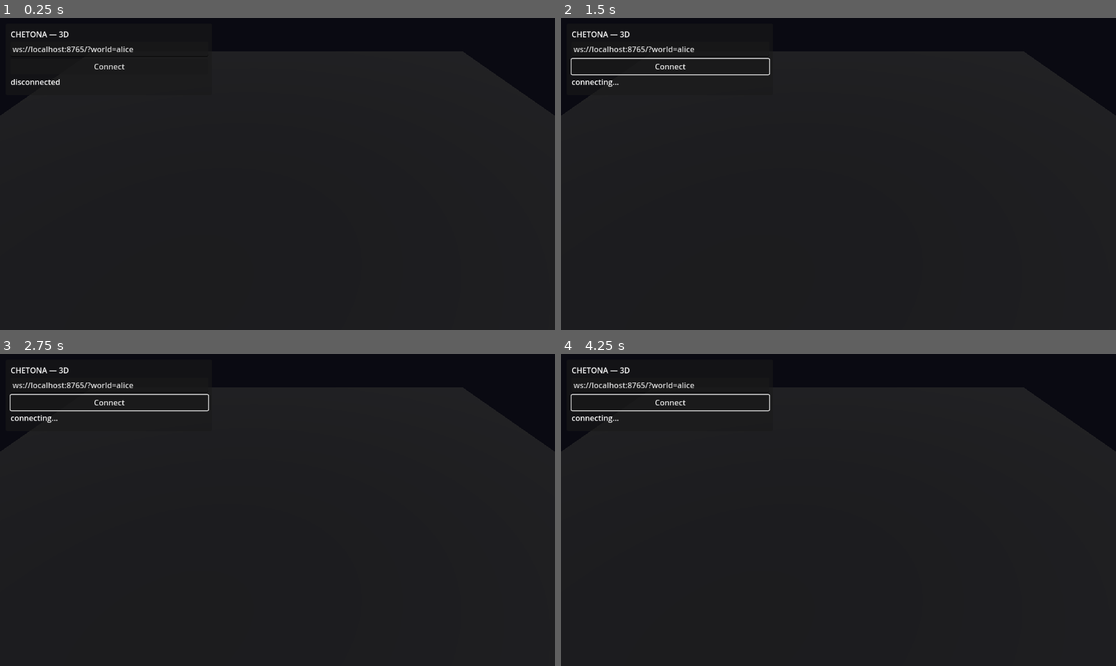
Above: before the commit, frames 1-4 (two rows, left to right).
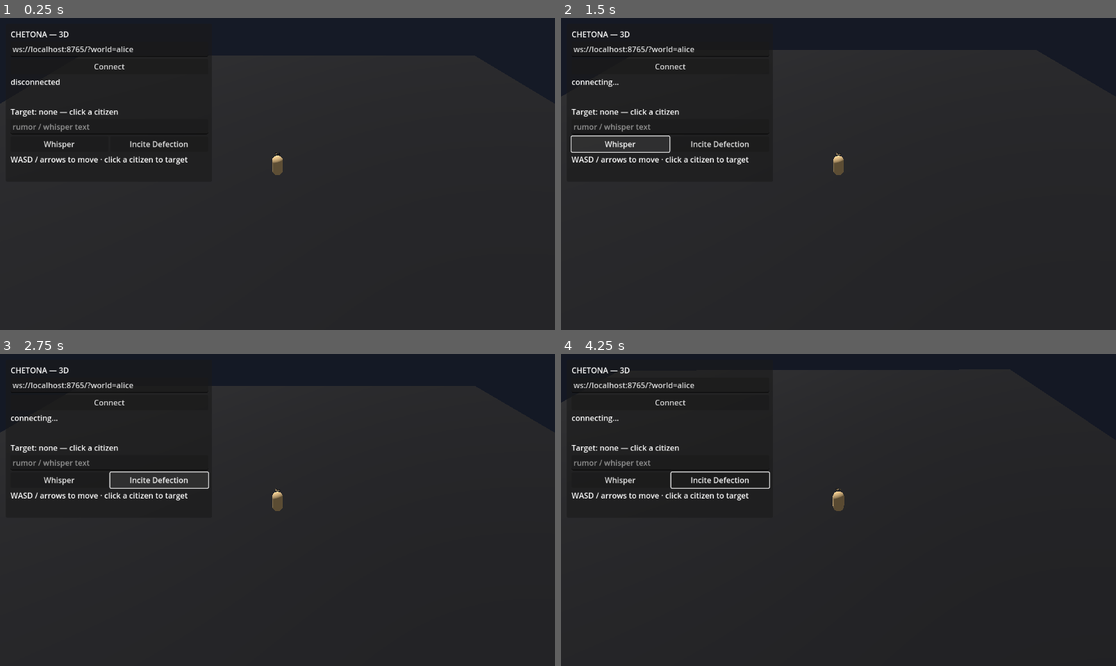
Above: after the commit, the same moments.

Repository: boffin-main-io/chetona
Game: Godot game, scene res://scenes/Main.tscn
Two runs of this game, one before a commit and one after it. Both use one fixed random seed, a clock stepped at 60 frames per second and the inputs below.
Inputs (mouse positions are in pixels of both pictures, inside the frame that each line leads up to):
- Up to frame 1 (0.25 s): no input
- Up to frame 2 (1.5 s): click "Connect" at 0.5 s; click (622, 142) at 1.25 s, where only the run after the commit has a clickable "Whisper"
- Up to frame 3 (2.75 s): click (160, 478) at 2 s, where only the run after the commit has a clickable "Incite Defection"
- Up to frame 4 (4.25 s): move the mouse to (960, 494) at 2.77 s; hold Right (ui_right) 2.78-3.53 s; click (960, 494) at 2.92 s; move the mouse to (727, 525) at 3.52 s; hold Down (ui_down) from 3.53 s (still down); click (727, 525) at 3.67 s

The runs differ from the first frame. In frame 1, 1.3% of the frame differs, in the area x 0-100%, y 12-51%; in frame 2, 2.4%; in frame 3, 2.4%; in frame 4, 4.7%, in the area x 0-100%, y 4-51%.

Commit message:
Add Godot Phase 2: player avatar, territory zones, day-night, whisper/incite UI
- scenes/Player.tscn + scripts/Player.gd: controllable avatar (WASD/arrows, gravity, ground collision)
- scripts/Main.gd: camera now follows the player; day-night cycle (rotating sun, sky/ambient color shift); citizens cluster into per-faction territory zones whose opacity reflects cohesion
- scenes/Citizen.tscn + scripts/Citizen.gd: added collision shape for click/tap targeting, plus a selection highlight
- scenes/Main.tscn: expanded UI panel with target label, rumor input, Whisper/Incite Defection buttons
- Main.gd: click/tap a citizen to target it, then send whisper_rumor/incite_defection over the same WebSocket protocol as the Android app, including the token-claim/reconnect auth flow
- project.godot: minor formatting update from the Godot editor itself (no functional change)

Diff:
--- a/godot/project.godot
+++ b/godot/project.godot
@@ -1,4 +1,10 @@
-; Chetona3D — Godot 4 project config
+; Engine configuration file.
+; It's best edited using the editor UI and not directly,
+; since the parameters that go here are not all obvious.
+;
+; Format:
+;   [section] ; section goes between []
+;   param=value ; assign values to parameters
 
 config_version=5
 
@@ -6,7 +12,7 @@
 
 config/name="Chetona3D"
 run/main_scene="res://scenes/Main.tscn"
-config/features=PackedStringArray("4.3", "Compatibility")
+config/features=PackedStringArray("4.3")
 
 [rendering]
 
--- a/godot/scenes/Citizen.tscn
+++ b/godot/scenes/Citizen.tscn
@@ -8,6 +8,10 @@
 
 [sub_resource type="StandardMaterial3D" id="Material_body"]
 albedo_color = Color(0.878431, 0.478431, 0.372549, 1)
+
+[sub_resource type="CapsuleShape3D" id="CapsuleShape3D_body"]
+radius = 0.4
+height = 1.6
 
 [node name="Citizen" type="Node3D"]
 script = ExtResource("1_scr")
@@ -23,3 +27,9 @@
 font_size = 42
 outline_size = 10
 billboard = 1
+
+[node name="StaticBody3D" type="StaticBody3D" parent="."]
+
+[node name="CollisionShape3D" type="CollisionShape3D" parent="StaticBody3D"]
+transform = Transform3D(1, 0, 0, 0, 1, 0, 0, 0, 1, 0, 0.8, 0)
+shape = SubResource("CapsuleShape3D_body")
--- a/godot/scenes/Main.tscn
+++ b/godot/scenes/Main.tscn
@@ -1,22 +1,23 @@
-[gd_scene load_steps=6 format=3]
+[gd_scene load_steps=8 format=3]
 
 [ext_resource type="Script" path="res://scripts/Main.gd" id="1_main"]
+[ext_resource type="PackedScene" path="res://scenes/Player.tscn" id="2_player"]
 
 [sub_resource type="PlaneMesh" id="PlaneMesh_ground"]
-size = Vector2(60, 60)
+size = Vector2(70, 70)
 
 [sub_resource type="StandardMaterial3D" id="Material_ground"]
 albedo_color = Color(0.070588, 0.070588, 0.090196, 1)
 roughness = 0.9
 
 [sub_resource type="BoxShape3D" id="BoxShape3D_ground"]
-size = Vector3(60, 0.2, 60)
+size = Vector3(70, 0.2, 70)
 
 [sub_resource type="Environment" id="Environment_flat"]
 background_mode = 1
-background_color = Color(0.04, 0.04, 0.07, 1)
+background_color = Color(0.09, 0.11, 0.16, 1)
 ambient_light_source = 2
-ambient_light_color = Color(0.3, 0.3, 0.35, 1)
+ambient_light_color = Color(0.35, 0.35, 0.4, 1)
 ambient_light_energy = 1.0
 
 [node name="Main" type="Node3D"]
@@ -45,7 +46,12 @@
 transform = Transform3D(1, 0, 0, 0, 1, 0, 0, 0, 1, 0, -0.1, 0)
 shape = SubResource("BoxShape3D_ground")
 
+[node name="Territories" type="Node3D" parent="."]
+
 [node name="Citizens" type="Node3D" parent="."]
+
+[node name="Player" parent="." instance=ExtResource("2_player")]
+transform = Transform3D(1, 0, 0, 0, 1, 0, 0, 0, 1, 0, 1, 0)
 
 [node name="UI" type="CanvasLayer" parent="."]
 
@@ -53,13 +59,13 @@
 offset_left = 12.0
 offset_top = 12.0
 offset_right = 440.0
-offset_bottom = 160.0
+offset_bottom = 340.0
 
 [node name="VBox" type="VBoxContainer" parent="UI/Panel"]
 offset_left = 10.0
 offset_top = 10.0
 offset_right = 420.0
-offset_bottom = 145.0
+offset_bottom = 325.0
 
 [node name="TitleLabel" type="Label" parent="UI/Panel/VBox"]
 text = "CHETONA — 3D"
@@ -75,7 +81,34 @@
 
 [node name="StatusLabel" type="Label" parent="UI/Panel/VBox"]
 text = "disconnected"
+autowrap_mode = 2
 
 [node name="ObjectiveLabel" type="Label" parent="UI/Panel/VBox"]
 text = ""
 autowrap_mode = 2
+
+[node name="HSeparator" type="HSeparator" parent="UI/Panel/VBox"]
+
+[node name="SelectedLabel" type="Label" parent="UI/Panel/VBox"]
+text = "Target: none — click a citizen"
+autowrap_mode = 2
+
+[node name="RumorInput" type="LineEdit" parent="UI/Panel/VBox"]
+custom_minimum_size = Vector2(0, 32)
+placeholder_text = "rumor / whisper text"
+
+[node name="ActionRow" type="HBoxContainer" parent="UI/Panel/VBox"]
+
+[node name="WhisperButton" type="Button" parent="UI/Panel/VBox/ActionRow"]
+custom_minimum_size = Vector2(0, 32)
+size_flags_horizontal = 3
+text = "Whisper"
+
+[node name="InciteButton" type="Button" parent="UI/Panel/VBox/ActionRow"]
+custom_minimum_size = Vector2(0, 32)
+size_flags_horizontal = 3
+text = "Incite Defection"
+
+[node name="MoveHint" type="Label" parent="UI/Panel/VBox"]
+text = "WASD / arrows to move · click a citizen to target"
+autowrap_mode = 2
--- /dev/null
+++ b/godot/scenes/Player.tscn
@@ -0,0 +1,37 @@
+[gd_scene load_steps=4 format=3]
+
+[ext_resource type="Script" path="res://scripts/Player.gd" id="1_player"]
+
+[sub_resource type="CapsuleMesh" id="CapsuleMesh_player"]
+radius = 0.45
+height = 1.8
+
+[sub_resource type="StandardMaterial3D" id="Material_player"]
+albedo_color = Color(0.949, 0.8, 0.561, 1)
+emission_enabled = true
+emission = Color(0.6, 0.5, 0.2, 1)
+emission_energy_multiplier = 0.35
+
+[sub_resource type="CapsuleShape3D" id="CapsuleShape3D_player"]
+radius = 0.45
+height = 1.8
+
+[node name="Player" type="CharacterBody3D"]
+script = ExtResource("1_player")
+
+[node name="MeshInstance3D" type="MeshInstance3D" parent="."]
+transform = Transform3D(1, 0, 0, 0, 1, 0, 0, 0, 1, 0, 0.9, 0)
+mesh = SubResource("CapsuleMesh_player")
+surface_material_override/0 = SubResource("Material_player")
+
+[node name="CollisionShape3D" type="CollisionShape3D" parent="."]
+transform = Transform3D(1, 0, 0, 0, 1, 0, 0, 0, 1, 0, 0.9, 0)
+shape = SubResource("CapsuleShape3D_player")
+
+[node name="Label3D" type="Label3D" parent="."]
+transform = Transform3D(1, 0, 0, 0, 1, 0, 0, 0, 1, 0, 2.1, 0)
+text = "You"
+font_size = 38
+outline_size = 10
+billboard = 1
+modulate = Color(0.949, 0.8, 0.561, 1)
--- a/godot/scripts/Citizen.gd
+++ b/godot/scripts/Citizen.gd
@@ -3,26 +3,46 @@
 
 ## Citizen — একটা agent-এর 3D representation। Main.gd প্রতিটা snapshot-এ
 ## setup() কল করে এর রঙ, নাম, আর alive/defected অবস্থা আপডেট করে।
+## StaticBody3D/CollisionShape3D আছে যাতে ক্যামেরা raycast দিয়ে click/tap
+## করে target হিসেবে বেছে নেওয়া যায় (দেখো Main.gd-এর _try_select_citizen)।
 
 var agent_id: String = ""
 var agent_name: String = ""
 var faction_id: String = ""
+var base_color: Color = Color.WHITE
 
 @onready var mesh_instance: MeshInstance3D = $MeshInstance3D
 @onready var label: Label3D = $Label3D
+@onready var static_body: StaticBody3D = $StaticBody3D
+
 
 func setup(id: String, display_name: String, color: Color, alive: bool, faction: String) -> void:
 	agent_id = id
 	agent_name = display_name
 	faction_id = faction
+	base_color = color
 	label.text = display_name
+	static_body.set_meta("agent_id", id)
 
+	_apply_material(color, alive, false)
+
+
+func set_selected(selected: bool, alive: bool = true) -> void:
+	_apply_material(base_color, alive, selected)
+
+
+func _apply_material(color: Color, alive: bool, selected: bool) -> void:
 	var mat := StandardMaterial3D.new()
 	mat.albedo_color = color
 	if not alive:
 		mat.albedo_color.a = 0.35
 		mat.transparency = BaseMaterial3D.TRANSPARENCY_ALPHA
+	if selected:
+		mat.emission_enabled = true
+		mat.emission = Color(1, 0.9, 0.6)
+		mat.emission_energy_multiplier = 0.8
 	mesh_instance.set_surface_override_material(0, mat)
+
 
 ## smoothly glide to a new position instead of snapping — keeps the world feeling alive
 func move_to(target_position: Vector3, delta: float, speed: float = 2.5) -> void:
--- a/godot/scripts/Main.gd
+++ b/godot/scripts/Main.gd
@@ -1,22 +1,25 @@
 extends Node3D
 
-## Main — Chetona3D-এর entry point। একই WebSocket protocol ব্যবহার করে
-## যা Android app-ও ব্যবহার করে (server/main.py দেখো) — সভ্যতার "মস্তিষ্ক"
-## (agent/faction/objective logic) পুরোপুরি Python সার্ভারে থেকে যায়;
-## এই client শুধু সেটা 3D-তে দেখায়।
+## Main — Chetona3D-এর entry point। server/main.py-এর সাথে একই WebSocket
+## protocol ব্যবহার করে (Android app-ও এটাই ব্যবহার করে) — সভ্যতার সব
+## logic (agent/faction/objective) সার্ভারেই থাকে।
 ##
-## নোট: এখানে ইচ্ছাকৃতভাবে "Citizen" কাস্টম টাইপ হিন্ট ব্যবহার করা হয়নি
-## (যেমন `var citizen: Citizen`) — কারণ command line থেকে প্রথমবার
-## প্রজেক্ট চালালে Godot-এর global script class cache তখনো তৈরি হয়নি,
-## তাই class_name resolve করতে পারে না আর "Could not find type Citizen"
-## parse error দেয়। প্লেইন duck-typing ব্যবহার করাই এখানে বেশি নিরাপদ।
+## Phase 2 সংযোজন: player avatar + camera follow, per-faction territory
+## zone (cohesion অনুযায়ী transparency), day-night cycle, আর citizen-দের
+## click/tap করে target বেছে whisper/incite action পাঠানো।
 
 var socket := WebSocketPeer.new()
 var connected: bool = false
+var owner_token: String = ""
+
 var citizen_scene: PackedScene = preload("res://scenes/Citizen.tscn")
-var citizens: Dictionary = {}       # agent_id -> Citizen node
+var citizens: Dictionary = {}          # agent_id -> Citizen node
 var target_positions: Dictionary = {}  # agent_id -> Vector3
+var spawned_once: Dictionary = {}      # agent_id -> true (avoid re-snapping existing citizens)
 var faction_colors: Dictionary = {}
+var territory_meshes: Dictionary = {}  # faction_id -> MeshInstance3D
+
+var selected_agent_id: String = ""
 
 const PALETTE: Array[Color] = [
 	Color(0.878, 0.478, 0.373), # ember orange
@@ -26,20 +29,44 @@
 	Color(0.608, 0.365, 0.898), # violet
 	Color(0.945, 0.357, 0.710), # pink
 ]
+const NO_FACTION_COLOR := Color(0.4, 0.4, 0.48)
+
+# ---- day/night ----
+var time_of_day: float = 0.32  # 0..1, starts mid-morning
+const DAY_LENGTH_SECONDS: float = 180.0
+const DAY_SKY := Color(0.09, 0.11, 0.16, 1)
+const NIGHT_SKY := Color(0.02, 0.02, 0.05, 1)
+const DAY_AMBIENT := Color(0.35, 0.35, 0.4, 1)
+const NIGHT_AMBIENT := Color(0.06, 0.06, 0.1, 1)
 
 @onready var citizens_root: Node3D = $Citizens
+@onready var territories_root: Node3D = $Territories
+@onready var player: CharacterBody3D = $Player
+@onready var camera: Camera3D = $Camera3D
+@onready var sun: DirectionalLight3D = $DirectionalLight3D
+@onready var world_environment: WorldEnvironment = $WorldEnvironment
+
 @onready var url_input: LineEdit = $UI/Panel/VBox/UrlInput
 @onready var status_label: Label = $UI/Panel/VBox/StatusLabel
 @onready var objective_label: Label = $UI/Panel/VBox/ObjectiveLabel
 @onready var connect_button: Button = $UI/Panel/VBox/ConnectButton
+@onready var selected_label: Label = $UI/Panel/VBox/SelectedLabel
+@onready var rumor_input: LineEdit = $UI/Panel/VBox/RumorInput
+@onready var whisper_button: Button = $UI/Panel/VBox/ActionRow/WhisperButton
+@onready var incite_button: Button = $UI/Panel/VBox/ActionRow/InciteButton
 
 
 func _ready() -> void:
 	connect_button.pressed.connect(_on_connect_pressed)
+	whisper_button.pressed.connect(_on_whisper_pressed)
+	incite_button.pressed.connect(_on_incite_pressed)
 
 
 func _on_connect_pressed() -> void:
-	var url := url_input.text.strip_edges()
+	_connect_to(url_input.text.strip_edges())
+
+
+func _connect_to(url: String) -> void:
 	if url.is_empty():
 		return
 	status_label.text = "connecting..."
@@ -49,6 +76,25 @@
 
 
 func _process(delta: float) -> void:
+	_poll_socket()
+	_update_day_night(delta)
+	_update_camera_follow(delta)
+
+	for id in citizens.keys():
+		if target_positions.has(id):
+			citizens[id].move_to(target_positions[id], delta)
+
+
+func _unhandled_input(event: InputEvent) -> void:
+	if event is InputEventMouseButton and event.pressed and event.button_index == MOUSE_BUTTON_LEFT:
+		_try_select_citizen(event.position)
+	elif event is InputEventScreenTouch and event.pressed:
+		_try_select_citizen(event.position)
+
+
+# ---- networking ------------------------------------------------------
+
+func _poll_socket() -> void:
 	socket.poll()
 	var state := socket.get_ready_state()
 
@@ -64,11 +110,6 @@
 			connected = false
 			status_label.text = "disconnected"
 
-	# glide every citizen toward its latest known position
-	for id in citizens.keys():
-		if target_positions.has(id):
-			citizens[id].move_to(target_positions[id], delta)
-
 
 func _handle_message(raw: String) -> void:
 	var json := JSON.new()
@@ -78,44 +119,143 @@
 	if typeof(msg) != TYPE_DICTIONARY:
 		return
 
+	# first connection to a brand-new world reveals a one-time claim token —
+	# save it and reconnect with ?token=... so mutating actions authenticate
+	if msg.has("claim_token") and owner_token.is_empty():
+		owner_token = str(msg["claim_token"])
+		status_label.text = "claimed world — reconnecting with credentials"
+		var base_url: String = url_input.text
+		if not base_url.contains("token="):
+			var sep := "&" if base_url.contains("?") else "?"
+			var new_url := base_url + sep + "token=" + owner_token
+			url_input.text = new_url
+			socket.close()
+			call_deferred("_connect_to", new_url)
+		return
+
 	match msg.get("type", ""):
 		"snapshot":
 			_render_snapshot(msg.get("data", {}))
+		"action_result":
+			_handle_action_result(msg.get("data", {}))
 		"error":
 			status_label.text = "error: %s" % msg.get("error", "")
 
+
+func _send_action(payload: Dictionary) -> void:
+	if socket.get_ready_state() != WebSocketPeer.STATE_OPEN:
+		status_label.text = "not connected"
+		return
+	socket.send_text(JSON.stringify(payload))
+
+
+func _handle_action_result(data: Dictionary) -> void:
+	if not data.get("ok", true):
+		status_label.text = "action failed: %s" % data.get("error", "")
+	elif data.get("defected", false):
+		status_label.text = "a citizen has defected"
+
+
+# ---- citizen selection (click/tap to target) --------------------------
+
+func _try_select_citizen(screen_pos: Vector2) -> void:
+	var from := camera.project_ray_origin(screen_pos)
+	var to := from + camera.project_ray_normal(screen_pos) * 1000.0
+	var space_state := get_world_3d().direct_space_state
+	var query := PhysicsRayQueryParameters3D.create(from, to)
+	var result := space_state.intersect_ray(query)
+	if result.is_empty():
+		return
+	var collider = result.get("collider")
+	if collider and collider.has_meta("agent_id"):
+		_select_citizen(str(collider.get_meta("agent_id")))
+
+
+func _select_citizen(id: String) -> void:
+	if citizens.has(selected_agent_id):
+		citizens[selected_agent_id].set_selected(false)
+	selected_agent_id = id
+	if citizens.has(id):
+		var citizen = citizens[id]
+		citizen.set_selected(true)
+		selected_label.text = "Target: %s  (%s)" % [citizen.agent_name, id]
+
+
+func _on_whisper_pressed() -> void:
+	if selected_agent_id.is_empty() or rumor_input.text.strip_edges().is_empty():
+		return
+	_send_action({
+		"action": "whisper_rumor",
+		"target_id": selected_agent_id,
+		"content": rumor_input.text,
+		"credibility": 0.6,
+	})
+
+
+func _on_incite_pressed() -> void:
+	if selected_agent_id.is_empty():
+		return
+	_send_action({
+		"action": "incite_defection",
+		"agent_id": selected_agent_id,
+		"credibility": 0.7,
+	})
+
+
+# ---- world rendering ---------------------------------------------------
 
 func _render_snapshot(data: Dictionary) -> void:
 	var factions: Array = data.get("factions", [])
 	faction_colors.clear()
+	var faction_offsets: Dictionary = {}
+	faction_offsets[""] = Vector3.ZERO  # the "wilds" — where defected citizens drift
+
 	for i in range(factions.size()):
 		var f: Dictionary = factions[i]
-		faction_colors[f["id"]] = PALETTE[i % PALETTE.size()]
+		var fid: String = f["id"]
+		faction_colors[fid] = PALETTE[i % PALETTE.size()]
+		var big_angle: float = (float(i) / float(max(factions.size(), 1))) * TAU
+		var center := Vector3(cos(big_angle) * 15.0, 0.0, sin(big_angle) * 15.0)
+		faction_offsets[fid] = center
+		_update_territory_zone(fid, center, f)
 
 	var agents: Array = data.get("agents", [])
-	var count: int = agents.size()
-	var radius: float = 6.0 + count * 0.35
-
-	for i in range(count):
-		var agent: Dictionary = agents[i]
-		var id: String = agent["id"]
-
-		var citizen = citizens.get(id)
-		if citizen == null:
-			citizen = citizen_scene.instantiate()
-			citizens_root.add_child(citizen)
-			citizens[id] = citizen
-			# spawn fresh citizens at their target immediately, no glide-in from origin
-			var angle_now: float = (float(i) / float(max(count, 1))) * TAU
-			citizen.position = Vector3(cos(angle_now) * radius, 0.0, sin(angle_now) * radius)
-
-		var angle: float = (float(i) / float(max(count, 1))) * TAU
-		target_positions[id] = Vector3(cos(angle) * radius, 0.0, sin(angle) * radius)
-
-		var faction_id = agent.get("faction_id")
-		var color: Color = faction_colors.get(faction_id, Color(0.4, 0.4, 0.48))
-		var alive: bool = agent.get("alive", true)
-		citizen.setup(id, agent.get("name", "?"), color, alive, str(faction_id))
+	var by_faction: Dictionary = {}
+	for agent in agents:
+		var fid: String = str(agent.get("faction_id", ""))
+		if fid == "null" or agent.get("faction_id") == null:
+			fid = ""
+		if not by_faction.has(fid):
+			by_faction[fid] = []
+		by_faction[fid].append(agent)
+
+	for fid in by_faction.keys():
+		var group: Array = by_faction[fid]
+		var center: Vector3 = faction_offsets.get(fid, Vector3.ZERO)
+		var radius: float = 2.5 + group.size() * 0.5
+
+		for i in range(group.size()):
+			var agent: Dictionary = group[i]
+			var id: String = agent["id"]
+
+			var citizen = citizens.get(id)
+			if citizen == null:
+				citizen = citizen_scene.instantiate()
+				citizens_root.add_child(citizen)
+				citizens[id] = citizen
+
+			var angle: float = (float(i) / float(max(group.size(), 1))) * TAU
+			var pos: Vector3 = center + Vector3(cos(angle) * radius, 0.0, sin(angle) * radius)
+			target_positions[id] = pos
+			if not spawned_once.has(id):
+				citizen.position = pos
+				spawned_once[id] = true
+
+			var color: Color = faction_colors.get(fid, NO_FACTION_COLOR)
+			var alive: bool = agent.get("alive", true)
+			citizen.setup(id, agent.get("name", "?"), color, alive, fid)
+			if id == selected_agent_id:
+				citizen.set_selected(true, alive)
 
 	var objective: Dictionary = data.get("objective", {})
 	if not objective.is_empty():
@@ -124,3 +264,57 @@
 			objective.get("stage_name", ""),
 			objective.get("description", ""),
 		]
+
+
+## faction cohesion যত বেশি, territory zone তত বেশি opaque/solid দেখাবে —
+## ভাঙনের মুখে থাকা faction-এর এলাকা চোখেই ফিকে হয়ে আসবে।
+func _update_territory_zone(fid: String, center: Vector3, faction_data: Dictionary) -> void:
+	var mesh_instance: MeshInstance3D
+	if territory_meshes.has(fid):
+		mesh_instance = territory_meshes[fid]
+	else:
+		mesh_instance = MeshInstance3D.new()
+		var cyl := CylinderMesh.new()
+		cyl.top_radius = 1.0
+		cyl.bottom_radius = 1.0
+		cyl.height = 0.05
+		mesh_instance.mesh = cyl
+		var mat := StandardMaterial3D.new()
+		mat.transparency = BaseMaterial3D.TRANSPARENCY_ALPHA
+		mesh_instance.material_override = mat
+		territories_root.add_child(mesh_instance)
+		territory_meshes[fid] = mesh_instance
+
+	var member_count: int = faction_data.get("member_count", 4)
+	var cohesion: float = faction_data.get("cohesion", 0.7)
+	var radius: float = 3.0 + member_count * 0.6
+	mesh_instance.scale = Vector3(radius, 1.0, radius)
+	mesh_instance.position = center + Vector3(0, 0.02, 0)
+
+	var mat: StandardMaterial3D = mesh_instance.material_override
+	var color: Color = faction_colors.get(fid, NO_FACTION_COLOR)
+	color.a = lerp(0.10, 0.32, cohesion)
+	mat.albedo_color = color
+
+
+# ---- day/night + camera -------------------------------------------------
+
+func _update_day_night(delta: float) -> void:
+	time_of_day = fmod(time_of_day + delta / DAY_LENGTH_SECONDS, 1.0)
+	var sun_angle: float = time_of_day * TAU
+	sun.rotation.x = -sun_angle
+	var daylight: float = clamp(sin(sun_angle), 0.0, 1.0)
+	sun.light_energy = lerp(0.05, 1.1, daylight)
+
+	var env: Environment = world_environment.environment
+	if env:
+		env.background_color = DAY_SKY.lerp(NIGHT_SKY, 1.0 - daylight)
+		env.ambient_light_color = DAY_AMBIENT.lerp(NIGHT_AMBIENT, 1.0 - daylight)
+
+
+func _update_camera_follow(delta: float) -> void:
+	if player == null:
+		return
+	var target_pos: Vector3 = player.global_position + Vector3(0, 16, 20)
+	camera.global_position = camera.global_position.lerp(target_pos, clamp(3.0 * delta, 0.0, 1.0))
+	camera.look_at(player.global_position, Vector3.UP)
--- /dev/null
+++ b/godot/scripts/Player.gd
@@ -0,0 +1,40 @@
+extends CharacterBody3D
+
+## Player — গেমারের নিজস্ব avatar। WASD বা arrow key দিয়ে world-এর মধ্যে
+## হাঁটাচলা করা যায়, ঠিক অন্য citizen-দের মতোই ground-এ দাঁড়িয়ে।
+
+const SPEED: float = 5.0
+const GRAVITY: float = 9.8
+
+
+func _physics_process(delta: float) -> void:
+	if not is_on_floor():
+		velocity.y -= GRAVITY * delta
+	else:
+		velocity.y = 0.0
+
+	var input_dir := Vector2.ZERO
+	input_dir.x = Input.get_axis("ui_left", "ui_right")
+	input_dir.y = Input.get_axis("ui_up", "ui_down")
+
+	# WASD as an explicit fallback alongside the arrow-key default input map
+	if Input.is_key_pressed(KEY_A):
+		input_dir.x -= 1.0
+	if Input.is_key_pressed(KEY_D):
+		input_dir.x += 1.0
+	if Input.is_key_pressed(KEY_W):
+		input_dir.y -= 1.0
+	if Input.is_key_pressed(KEY_S):
+		input_dir.y += 1.0
+
+	if input_dir.length() > 1.0:
+		input_dir = input_dir.normalized()
+
+	var direction := Vector3(input_dir.x, 0.0, input_dir.y)
+	velocity.x = direction.x * SPEED
+	velocity.z = direction.z * SPEED
+
+	move_and_slide()
+
+	if direction.length_squared() > 0.01:
+		look_at(global_position + direction, Vector3.UP)
Not shown: 1 places in godot/scenes/Citizen.tscn that only renumber resources
